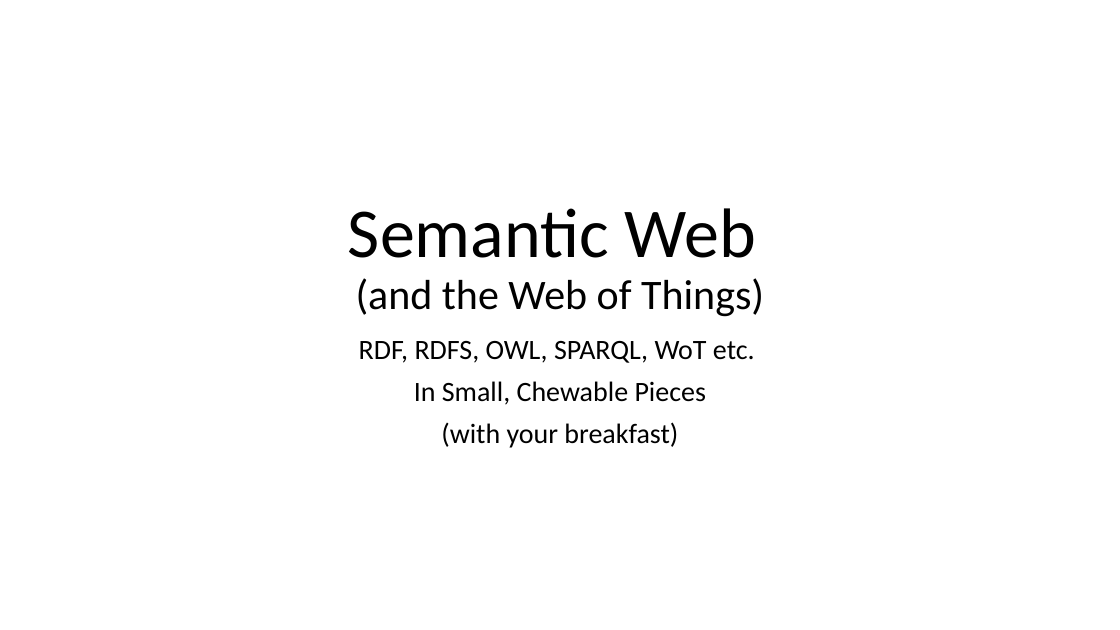
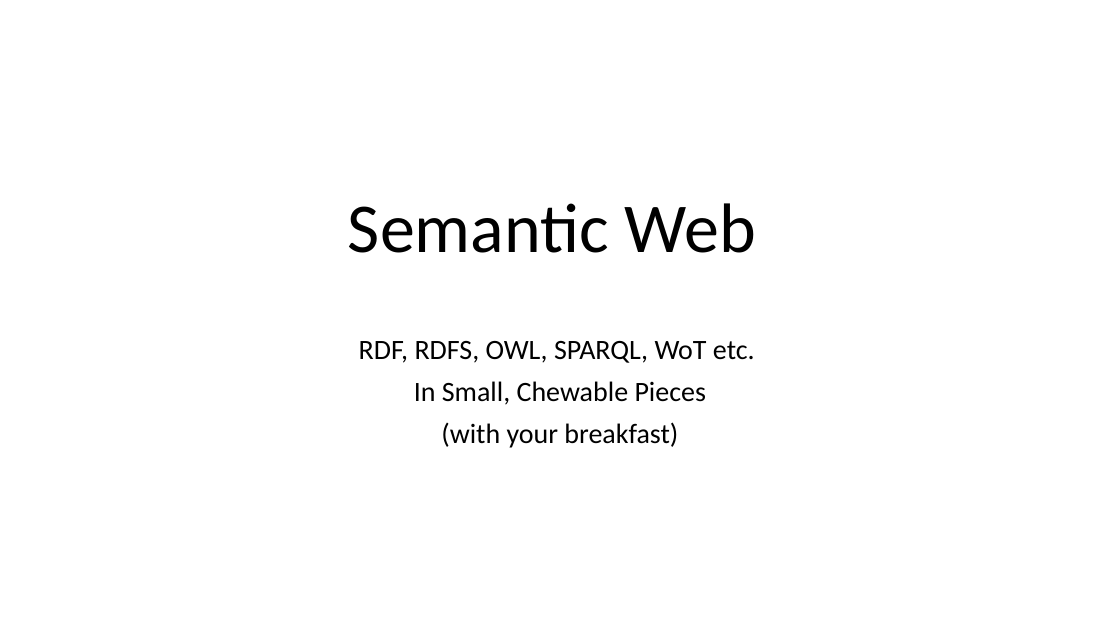
Before and after one commit to ganesheth/learning-semantic-web, a slide deck: slide 1 of Semantic Web.pptx. Drawn at 1120x630 pixels with LibreOffice and Linux fonts; fonts in the diff are those of the drawing. Boxes give left, top, right and bottom in pixels: in the first picture for what was removed or moved away, otherwise in the second. Text is boxed around its words. In the diff, an @@ line names an element or a change of style, - is before the commit and + after.

```diff
--- a/Semantic Web.pptx
+++ b/Semantic Web.pptx
@@ title at box(348, 203, 756, 253): text changed; size 36 to 60 pt @@
-Semantic Web
-(and the Web of Things)
+Semantic Web
```
Also in this commit, not shown: 7 other slides changed.
